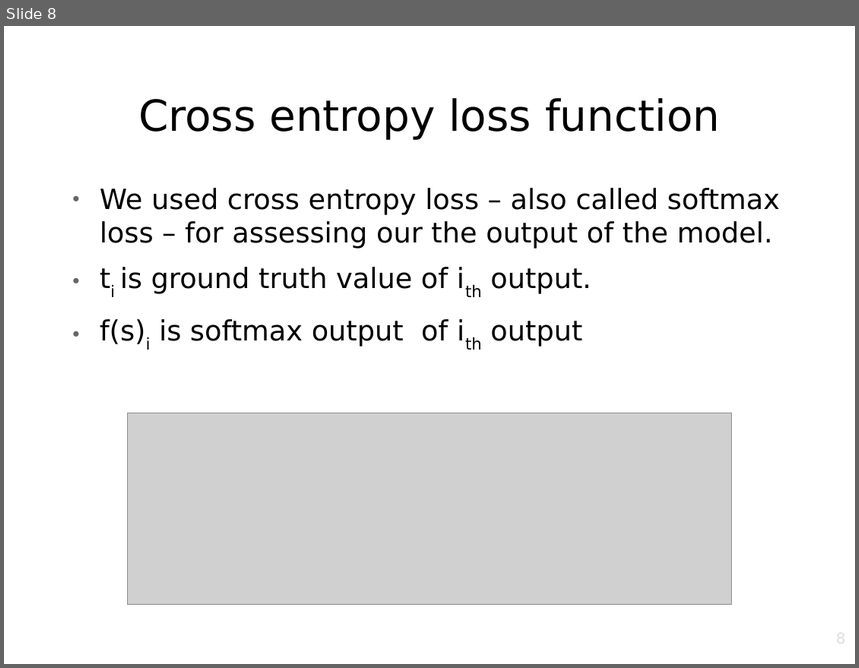
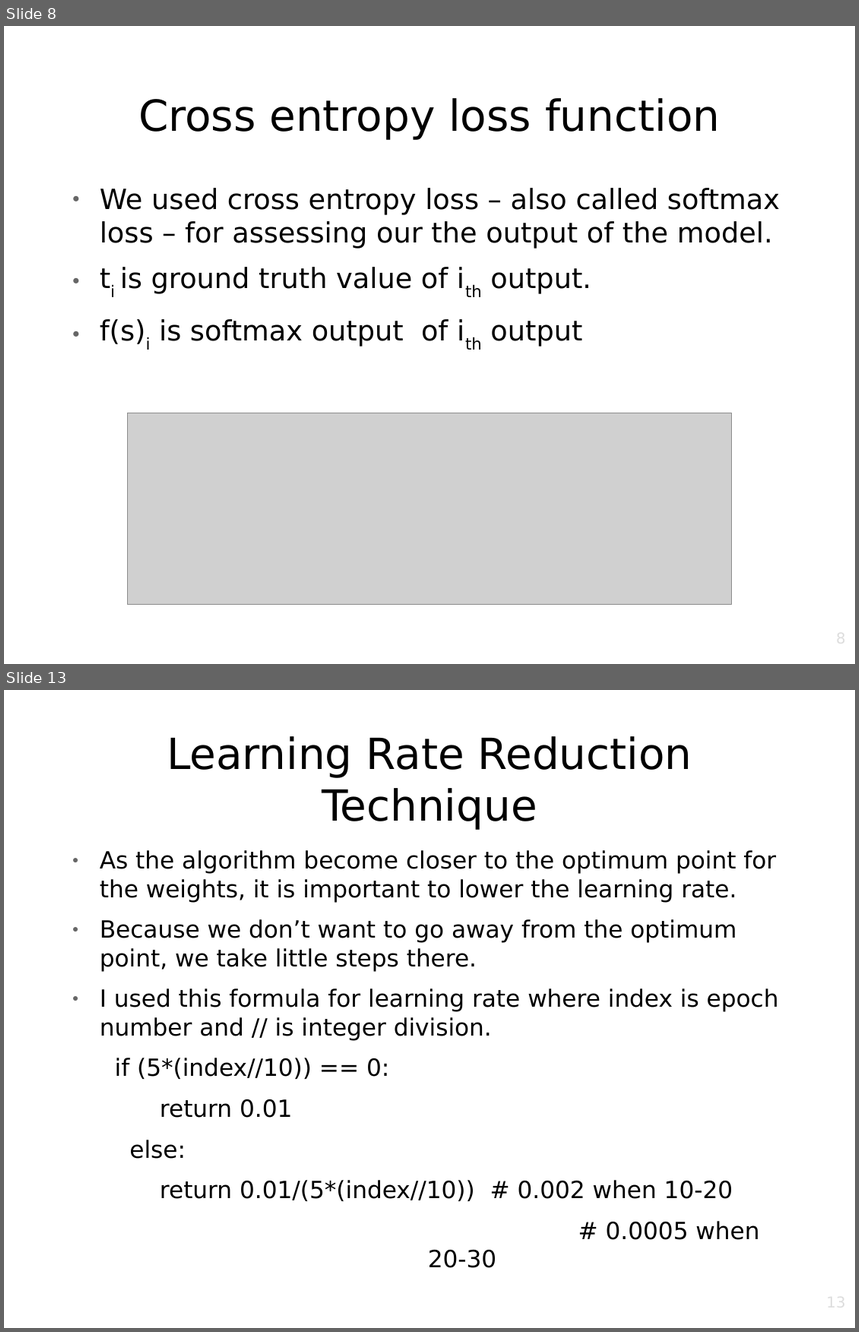
Before and after one commit to srknzl/cmpe462-project, a slide deck: Presentation.odp. Shown one above the other, each under a label of ours: slide 8 before the commit, slides 8 and 13 after it; the slides between them are not shown. The pictures are 859x668 and 859x1332 pixels, drawn with LibreOffice and Linux fonts; fonts in the diff are those of the drawing; grey boxes stand for pictures; background and template pictures are left out. Boxes give left, top, right and bottom in pixels: in the first picture for what was removed or moved away, otherwise in the second. Text is boxed around its words. In the diff, an @@ line names an element or a change of style, - is before the commit and + after.

```diff
--- a/Presentation.odp
+++ b/Presentation.odp
@@ slide 13 added at [4,690,855,1328], background picture (left out) @@
@@ title added at [167,736,693,830], 40 pt, text #000000 @@
+Learning Rate Reduction Technique
@@ text added at [100,850,779,1201], 22.1 pt, text #000000 @@
+● As the algorithm become closer to the optimum point for the weights, it is important to lower the learning rate.
+● Because we don’t want to go away from the optimum point, we take little steps there.
+● I used this formula for learning rate where index is epoch number and // is integer division.
+if (5*(index//10)) == 0:
+return 0.01
+else:
+return 0.01/(5*(index//10)) # 0.002 when 10-20
+                # 0.0005 when 20-30
@@ page number added at [648,1294,847,1328], 14 pt, text #DDDDDD @@
+13
```
Also in this commit, not shown: 9 slides changed, 5 other slides added, 1 slide removed, 5 other files.
